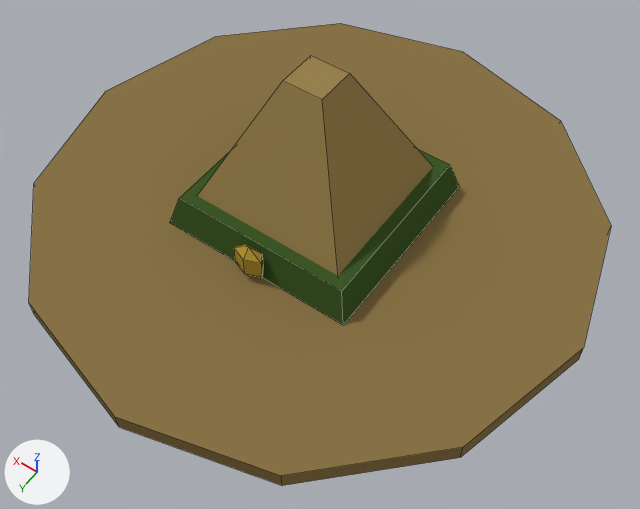
Renders of the Blender file assets/blender/hat_warden.blend from each side of a commit.
Before and after are seen from a 50 mm camera at (-0.356, 0.493, 0.713) aimed at (-0.048, 0.061, 0.034). Lighting does not change. The marker at lower left points along +X, +Y and +Z. The first picture is the older version. Mesh edges are drawn as thin lines.

Objects in the first picture: 'Hat'.
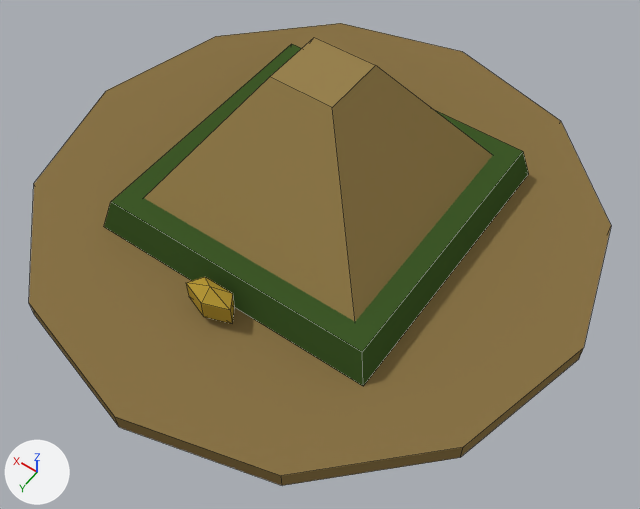
Where the change shows, as pixel boxes (x1, y1, x2, y2) in the pictures (640 x 509 px; the box of a moved part takes in the faces that stretch with it):
part 1 of me_hat, moved or reshaped
    before: (234, 244, 263, 277)
    after: (186, 277, 234, 323)
part 2 of me_hat, moved or reshaped
    before: (170, 56, 459, 325)
    after: (104, 37, 529, 386)

Edits to the bpy script that builds the scene:
```text
Change me_hat:
    where me_hat.from_pydata(...)  # 52 vertices, 41 faces; spans x -0.3..0.3, y -0.3..0.3, z 0.0..0.19
    used by ob_hat; location = (0.0, 0.0, 0.0)
    me_hat part 1: the loose piece of 12 vertices spanning x -0.016..0.016, y 0.103..0.119, z 0.018..0.062 is scaled about its middle by (1.6, 1.6, 1), then moved by (0.0, 0.056, 0.0)
    me_hat part 2
    me_hat.vertices[25].co: (-0.106, 0.106, 0.01) -> (-0.157, 0.149, 0.01)
    me_hat.vertices[26].co: (-0.021, 0.021, 0.19) -> (-0.034, 0.024, 0.19)  # pixel (322, 99) -> pixel (332, 107)
    me_hat.vertices[27].co: (0.106, 0.106, 0.01) -> (0.157, 0.149, 0.01)
    me_hat.vertices[28].co: (0.021, 0.021, 0.19) -> (0.034, 0.024, 0.19)  # pixel (282, 80) -> pixel (269, 76)
    me_hat.vertices[29].co: (0.106, -0.106, 0.01) -> (0.157, -0.165, 0.01)
    me_hat.vertices[30].co: (0.021, -0.021, 0.19) -> (0.034, -0.044, 0.19)  # pixel (311, 55) -> pixel (314, 37)
    me_hat.vertices[31].co: (-0.106, -0.106, 0.01) -> (-0.157, -0.165, 0.01)
    me_hat.vertices[32].co: (-0.021, -0.021, 0.19) -> (-0.034, -0.044, 0.19)  # pixel (349, 73) -> pixel (375, 65)
    me_hat.vertices[33].co: (-0.107, 0.107, 0.02) -> (-0.158, 0.15, 0.02)  # pixel (343, 325) -> pixel (363, 386)
    me_hat.vertices[34].co: (-0.098, 0.098, 0.055) -> (-0.149, 0.14, 0.055)  # pixel (341, 291) -> pixel (362, 352)
    me_hat.vertices[35].co: (0.107, 0.107, 0.02) -> (0.158, 0.15, 0.02)  # pixel (169, 222) -> pixel (103, 226)
    me_hat.vertices[36].co: (0.098, 0.098, 0.055) -> (0.149, 0.14, 0.055)  # pixel (179, 198) -> pixel (110, 201)
    me_hat.vertices[37].co: (0.107, -0.107, 0.02) -> (0.158, -0.166, 0.02)
    me_hat.vertices[38].co: (0.098, -0.098, 0.055) -> (0.149, -0.158, 0.055)  # not seen -> pixel (291, 43)
    me_hat.vertices[39].co: (-0.107, -0.107, 0.02) -> (-0.158, -0.166, 0.02)  # pixel (459, 186) -> pixel (528, 173)
    me_hat.vertices[40].co: (-0.098, -0.098, 0.055) -> (-0.149, -0.158, 0.055)  # pixel (450, 164) -> pixel (523, 151)
```
